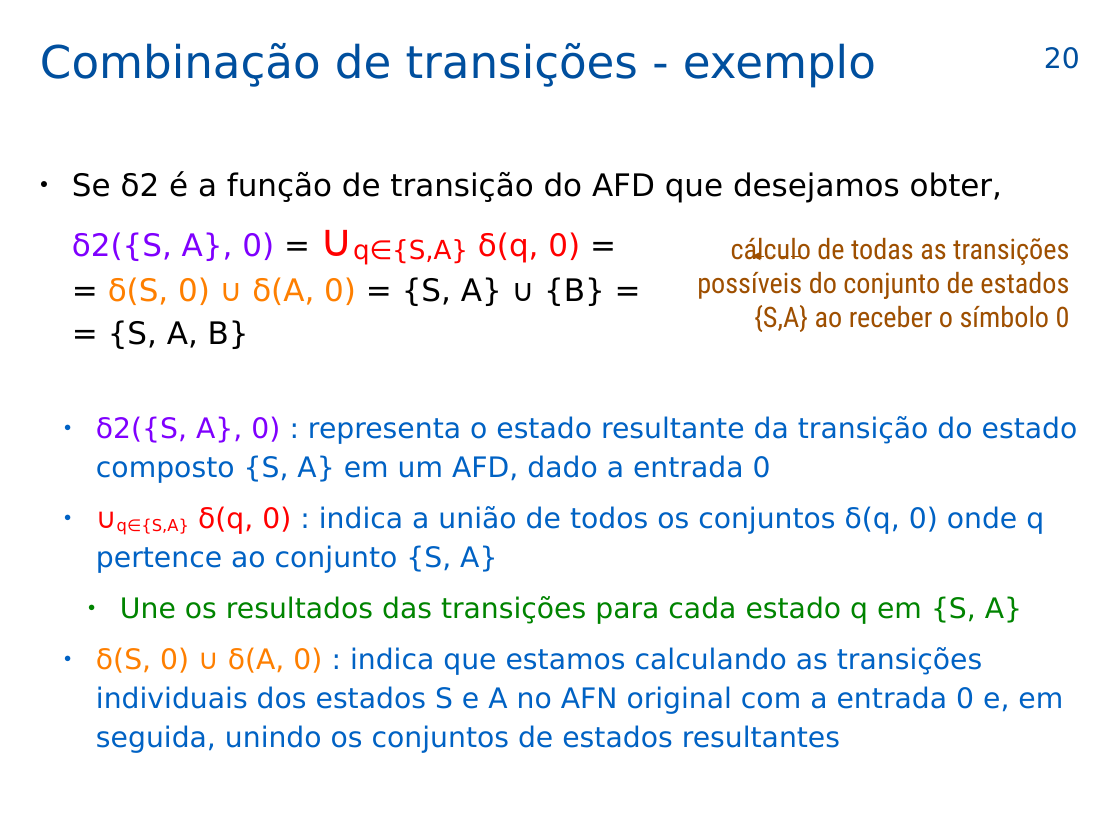
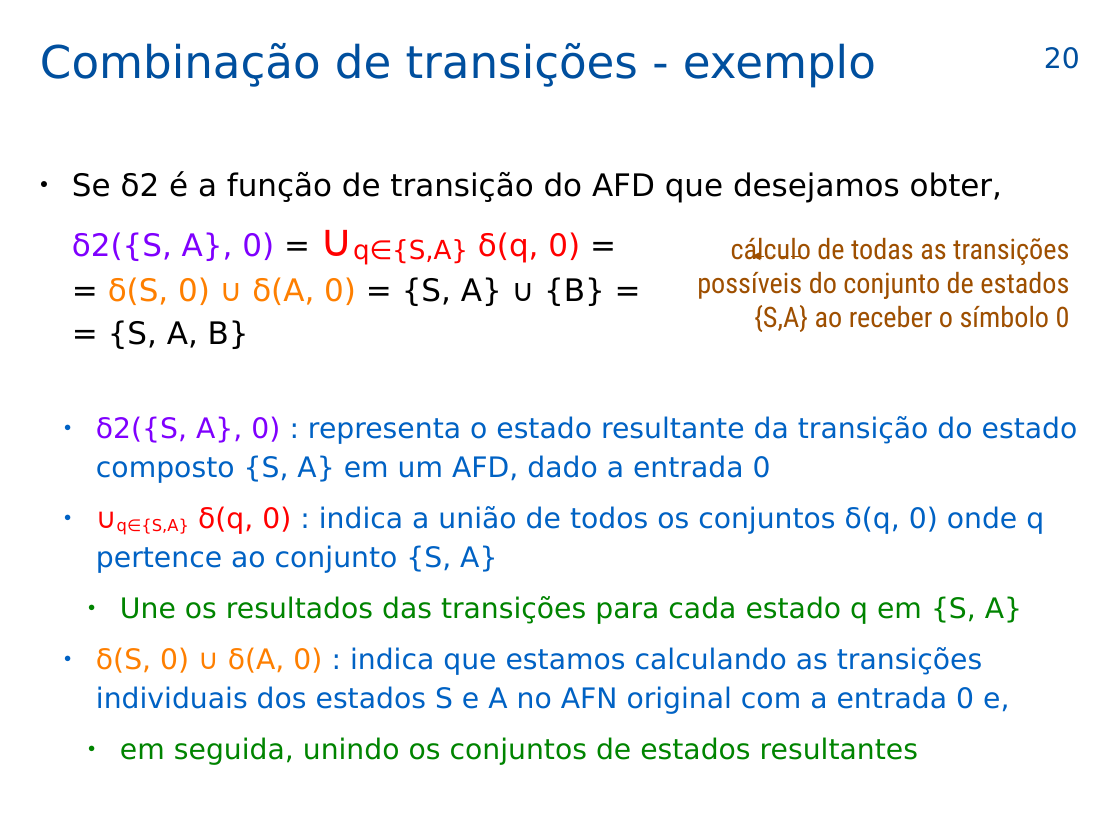
Before and after one commit to efurlanm/teaching, a slide deck: slide 20 of lfa/LFA-22-automatos_2025-04-02.odp. Drawn at 1120x840 pixels with LibreOffice and Linux fonts; fonts in the diff are those of the drawing; background and template pictures are left out. Boxes give left, top, right and bottom in pixels: in the first picture for what was removed or moved away, otherwise in the second. Text is boxed around its words. In the diff, an @@ line names an element or a change of style, - is before the commit and + after.

```diff
--- a/lfa/LFA-22-automatos_2025-04-02.odp
+++ b/lfa/LFA-22-automatos_2025-04-02.odp
@@ text at [96,647,1009,765]: text changed @@
-  ● δ(S, 0) ∪ δ(A, 0) : indica que estamos calculando as transições individuais dos estados S e A no AFN original com a entrada 0 e, em seguida, unindo os conjuntos de estados resultantes
+  ● δ(S, 0) ∪ δ(A, 0) : indica que estamos calculando as transições individuais dos estados S e A no AFN original com a entrada 0 e,
+    ● em seguida, unindo os conjuntos de estados resultantes
```
Also in this commit, not shown: 17 other slides changed, 1 other file.
